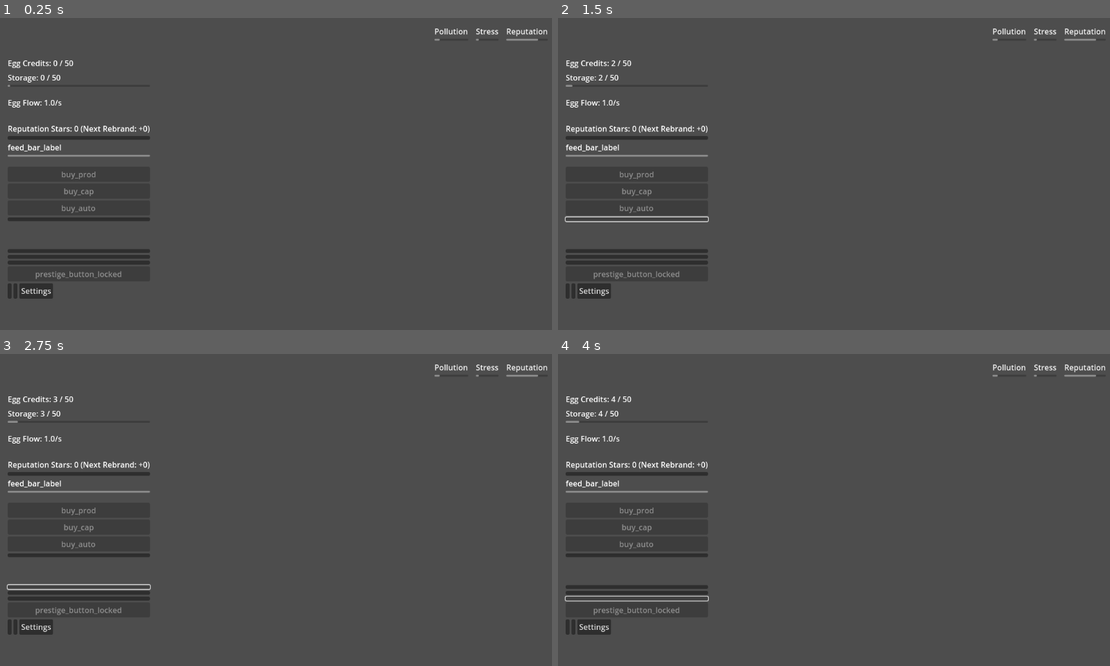
Above: before the commit, frames 1-4 (two rows, left to right).
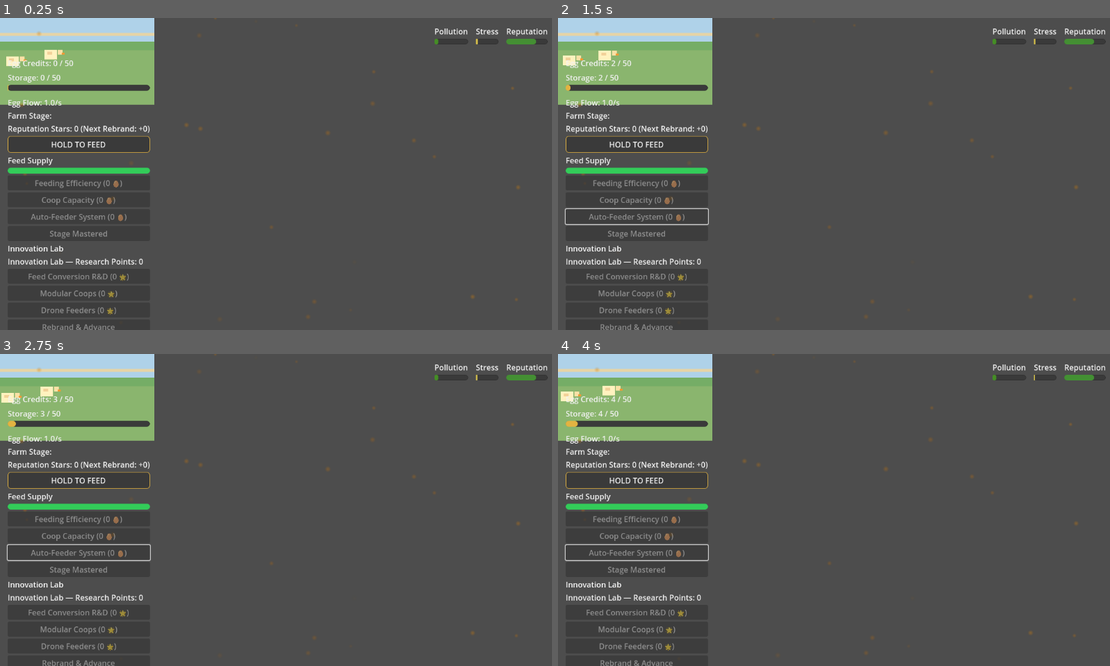
Above: after the commit, the same moments.

Repository: Balooog/Project_Yolkless
Game: Godot game, scene res://game/scenes/Main.tscn
The game is run twice, just before and just after one commit, with the same random seed, the same clock (stepped at 60 frames per second) and the same inputs.
Inputs (mouse positions are in pixels of both pictures, inside the frame that each line leads up to; where the layout moved, square brackets give the same spot in the first picture):
- Up to frame 1 (0.25 s): no input
- Up to frame 2 (1.5 s): click (635, 145) [635, 136] at 0.5 s; click (635, 220) at 1.27 s
- Up to frame 3 (2.75 s): click (77, 588) at 2.02 s
- Up to frame 4 (4 s): click (635, 594) at 2.77 s; click (635, 597) at 3.52 s

The runs differ from the first frame. In frame 1, 11% of the frame differs, in the area x 0-100%, y 0-100%; in frame 2, 11%; in frame 3, 11%; in frame 4, 11%.
Error before the commit: Parse Error: Unexpected "?" in source. If you want a ternary operator, use "truthy_value if true_condition else falsy_value". (res://game/scripts/DebugOverlay.…

Commit message:
formalize naming convention across docs

Diff:
--- a/game/scripts/DebugOverlay.gd
+++ b/game/scripts/DebugOverlay.gd
@@ -58,7 +58,7 @@
 	var feed_seconds: float = _economy.get_feed_seconds_to_full()
 	var feeding := _economy.is_feeding()
 	var feed_state_key := "debug_overlay_feed_on" if feeding else "debug_overlay_feed_off"
-	var feed_state_text := _get_string(feed_state_key, feeding ? "ON" : "OFF")
+	var feed_state_text := _get_string(feed_state_key, "ON" if feeding else "OFF")
 	var research_mult: Dictionary = _research.multipliers
 	var logging_status := "OFF"
 	var log_size := "0 B"
--- a/game/scripts/Main.gd
+++ b/game/scripts/Main.gd
@@ -334,7 +334,7 @@
 	var fraction: float = eco.get_feed_fraction()
 	feed_bar.max_value = 1.0
 	feed_bar.value = fraction
-	var percent := int(round(fraction * 100.0))
+	var percent: int = int(round(fraction * 100.0))
 	var status: String = ""
 	if eco.is_feeding():
 		var bonus: float = max(0.0, eco.current_pps() - eco.current_base_pps())
@@ -350,10 +350,10 @@
 	feed_bar.tooltip_text = status
 	if feed_hint_label:
 		if eco.is_feeding():
-			var boost := max(eco.current_pps() - eco.current_base_pps(), 0.0)
+			var boost: float = max(eco.current_pps() - eco.current_base_pps(), 0.0)
 			if boost > 0.0:
-				var hint_template := _strings_get("feed_hint_boost", "+{pps}/s boost")
-				var hint_text := hint_template.format({"pps": _format_num(boost, 1)})
+				var hint_template: String = _strings_get("feed_hint_boost", "+{pps}/s boost")
+				var hint_text: String = hint_template.format({"pps": _format_num(boost, 1)})
 				feed_hint_label.text = hint_text
 				feed_hint_label.tooltip_text = hint_text
 				feed_hint_label.visible = true
@@ -363,7 +363,7 @@
 		else:
 			feed_hint_label.visible = false
 			feed_hint_label.tooltip_text = ""
-	var fill_style := ArtRegistry.get_style("ui_progress_fill", high_contrast_enabled)
+	var fill_style: StyleBox = ArtRegistry.get_style("ui_progress_fill", high_contrast_enabled)
 	if fill_style is StyleBoxFlat:
 		(fill_style as StyleBoxFlat).bg_color = _get_feed_fill_color(fraction)
 	feed_bar.add_theme_stylebox_override("fill", fill_style)
--- a/game/scripts/ProceduralFactory.gd
+++ b/game/scripts/ProceduralFactory.gd
@@ -28,21 +28,21 @@
 		bg_color = COLOR_BG.lightened(0.15)
 		border_color = COLOR_TEXT
 	style.bg_color = bg_color
-	style.corner_radius_all = 6
-	style.border_width_all = 1
+	style.set_corner_radius_all(6)
+	style.set_border_width_all(1)
 	style.border_color = COLOR_ACCENT if accent_border else border_color
 	style.shadow_color = Color.TRANSPARENT
-	style.content_margin_left = 10
-	style.content_margin_right = 10
-	style.content_margin_top = 6
-	style.content_margin_bottom = 6
+	style.content_margin_left = 10.0
+	style.content_margin_right = 10.0
+	style.content_margin_top = 6.0
+	style.content_margin_bottom = 6.0
 	return style
 
 static func make_progress_fill_style(color: Color) -> StyleBoxFlat:
 	var style := StyleBoxFlat.new()
 	style.bg_color = color
-	style.corner_radius_all = 6
-	style.border_width_all = 0
+	style.set_corner_radius_all(6)
+	style.set_border_width_all(0)
 	return style
 
 static func make_button_style(state: String, high_contrast: bool) -> StyleBoxFlat:
@@ -110,7 +110,7 @@
 	reputation_icon.text = ":)"
 	reputation_icon.horizontal_alignment = HORIZONTAL_ALIGNMENT_CENTER
 	reputation_icon.vertical_alignment = VERTICAL_ALIGNMENT_CENTER
-	reputation_icon.theme_override_font_sizes["font_size"] = 26
+	reputation_icon.add_theme_font_size_override("font_size", 26)
 	root.add_child(reputation_icon)
 
 	return root
--- a/game/scripts/ci_smoke.gd
+++ b/game/scripts/ci_smoke.gd
@@ -1,12 +1,71 @@
 extends SceneTree
+
+const REQUIRED_DATA := [
+	"res://game/data/balance.tsv",
+	"res://game/data/strings_egg.tsv",
+]
+
+const CRITICAL_SCRIPTS := [
+	"res://game/scripts/Main.gd",
+	"res://game/scripts/DebugOverlay.gd",
+	"res://game/scripts/ProceduralFactory.gd",
+	"res://game/scenes/modules/environment/PollutionOverlay.gd",
+]
 
 func _initialize():
 	var ok := true
-	if FileAccess.open("res://game/data/balance.tsv", FileAccess.READ) == null:
-		push_error("balance.tsv missing")
+	for path in REQUIRED_DATA:
+		if FileAccess.open(path, FileAccess.READ) == null:
+			push_error("%s missing" % path)
+			ok = false
+
+	for script_path in CRITICAL_SCRIPTS:
+		if not _assert_resource_loads(script_path):
+			ok = false
+
+	if not _exercise_procedural_styles():
 		ok = false
-	if FileAccess.open("res://game/data/strings_egg.tsv", FileAccess.READ) == null:
-		push_error("strings_egg.tsv missing")
+
+	if not _instantiate_pollution_overlay():
 		ok = false
-	print("SMOKE_OK")
+
+	if ok:
+		print("SMOKE_OK")
 	quit(0 if ok else 1)
+
+func _assert_resource_loads(path: String) -> bool:
+	var resource := load(path)
+	if resource == null:
+		push_error("failed to load %s" % path)
+		return false
+	return true
+
+func _exercise_procedural_styles() -> bool:
+	var factory_script := load("res://game/scripts/ProceduralFactory.gd")
+	if factory_script == null:
+		push_error("ProceduralFactory.gd did not load")
+		return false
+	var ok := true
+	var panel_style = factory_script.make_panel_style(false, false)
+	if panel_style == null or not (panel_style is StyleBoxFlat):
+		push_error("make_panel_style() did not return a StyleBoxFlat")
+		ok = false
+	var progress_style = factory_script.make_progress_fill_style(Color.WHITE)
+	if progress_style == null or not (progress_style is StyleBoxFlat):
+		push_error("make_progress_fill_style() did not return a StyleBoxFlat")
+		ok = false
+	return ok
+
+func _instantiate_pollution_overlay() -> bool:
+	var scene := load("res://game/scenes/modules/environment/PollutionOverlay.tscn")
+	if scene == null or not (scene is PackedScene):
+		push_error("failed to load PollutionOverlay scene")
+		return false
+	var instance = scene.instantiate()
+	if instance == null:
+		push_error("failed to instantiate PollutionOverlay")
+		return false
+	get_root().add_child(instance)
+	get_root().remove_child(instance)
+	instance.queue_free()
+	return true
Not shown, changed: docs/ACCEPTANCE_TESTS.md
Not shown, changed: docs/ROADMAP.md
Not shown, changed: docs/prompts/PX-010.2.md
